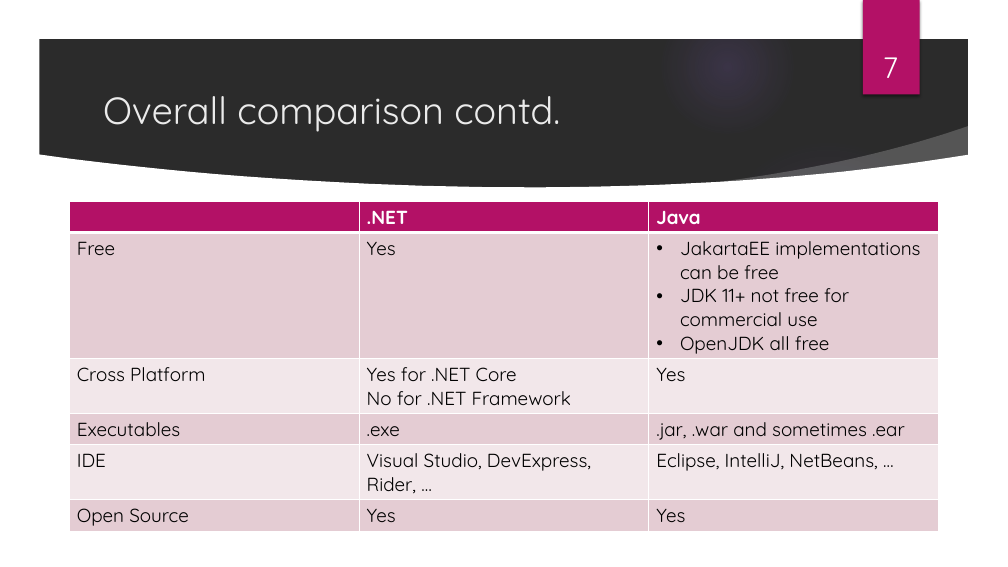
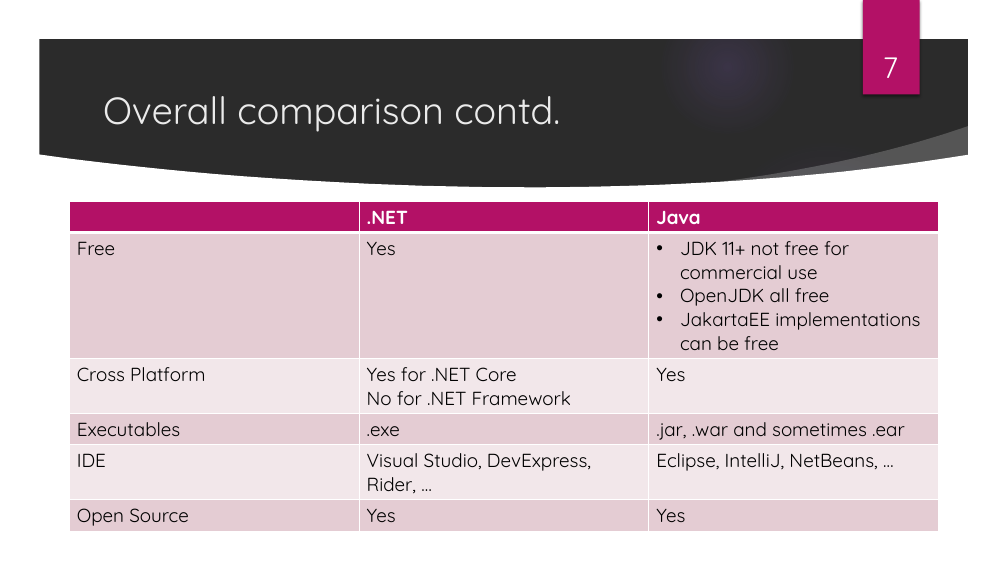
Before and after one commit to ThisVsThat-IT/java-vs-dotnet, a slide deck: slide 7 of Java vs dotnet.pptx. Drawn at 1008x567 pixels with LibreOffice and Linux fonts; fonts in the diff are those of the drawing; background and template pictures are left out; a plain dark background stands for a picture behind light text. Boxes give left, top, right and bottom in pixels: in the first picture for what was removed or moved away, otherwise in the second. Text is boxed around its words. In the diff, an @@ line names an element or a change of style, - is before the commit and + after.

```diff
--- a/Java vs dotnet.pptx
+++ b/Java vs dotnet.pptx
@@ table at (70,201,938,530) @@
-row 2, column 3: JakartaEE implementations can be free / JDK 11+ not free for commercial use / OpenJDK all free
+row 2, column 3: JDK 11+ not free for commercial use / OpenJDK all free / JakartaEE implementations can be free
```
Also in this commit, not shown: 3 other slides changed.
